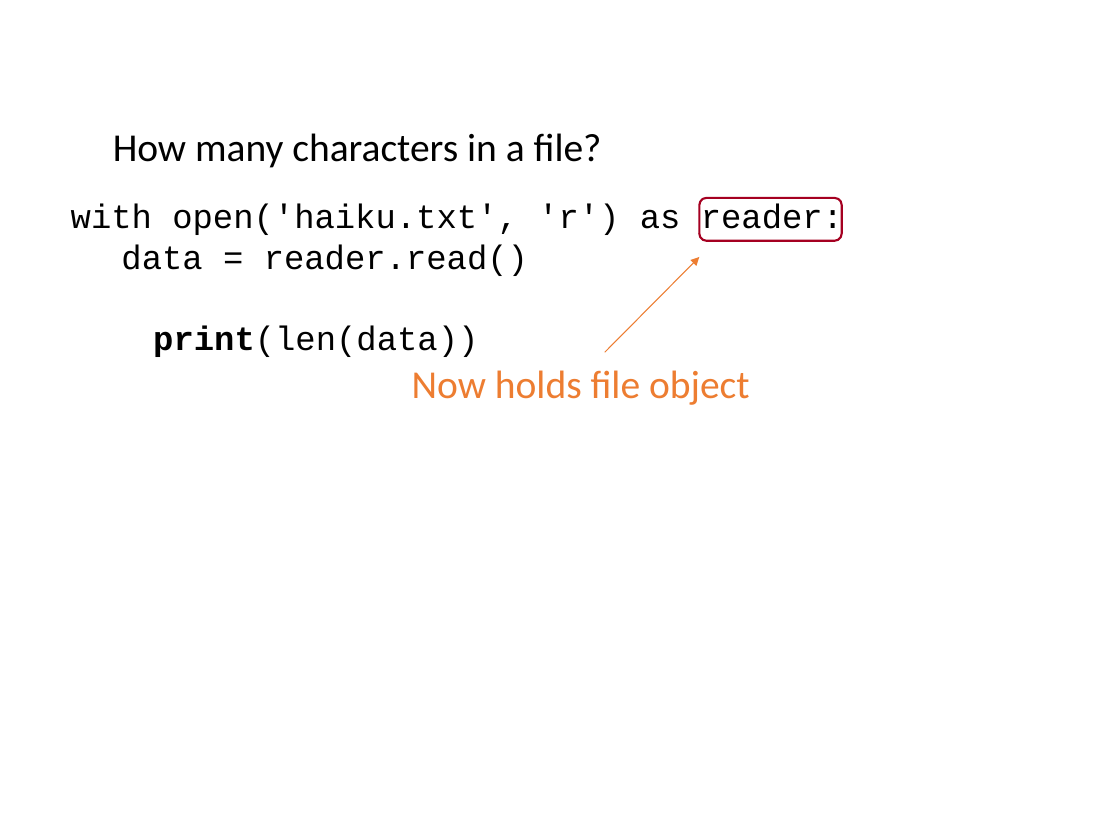
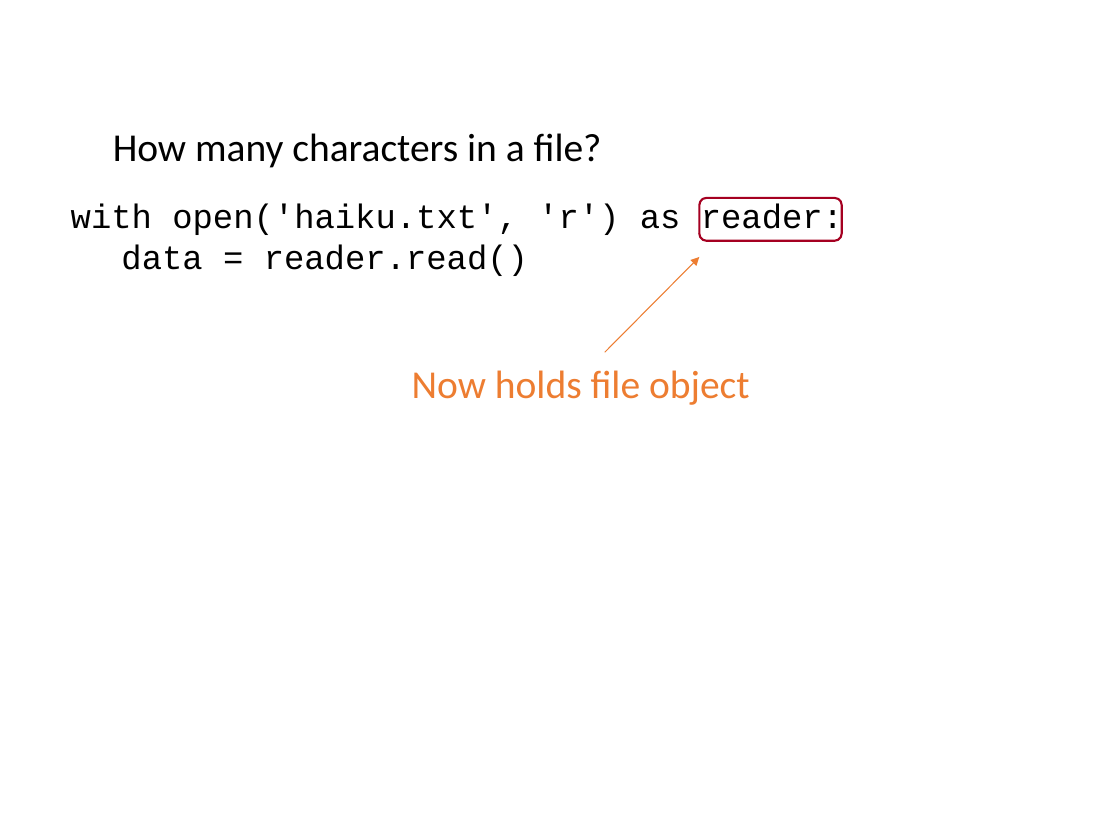
Before and after one commit to ncasuk/ncas-isc, a slide deck: slide 17 of python/presentations/learning_python/11_io.pptx. Drawn at 1120x840 pixels with LibreOffice and Linux fonts; fonts in the diff are those of the drawing; background and template pictures are left out. Boxes give left, top, right and bottom in pixels: in the first picture for what was removed or moved away, otherwise in the second. Text is boxed around its words. In the diff, an @@ line names an element or a change of style, - is before the commit and + after.

Commit message:
Fixed learning python io presentation where a print line was appearing too early in slides

```diff
--- a/python/presentations/learning_python/11_io.pptx
+++ b/python/presentations/learning_python/11_io.pptx
@@ text at bbox=[153, 325, 478, 357]: paragraph removed @@
-print(len(data))
```
Also in this commit, not shown: 7 other slides changed, 1 other file.
